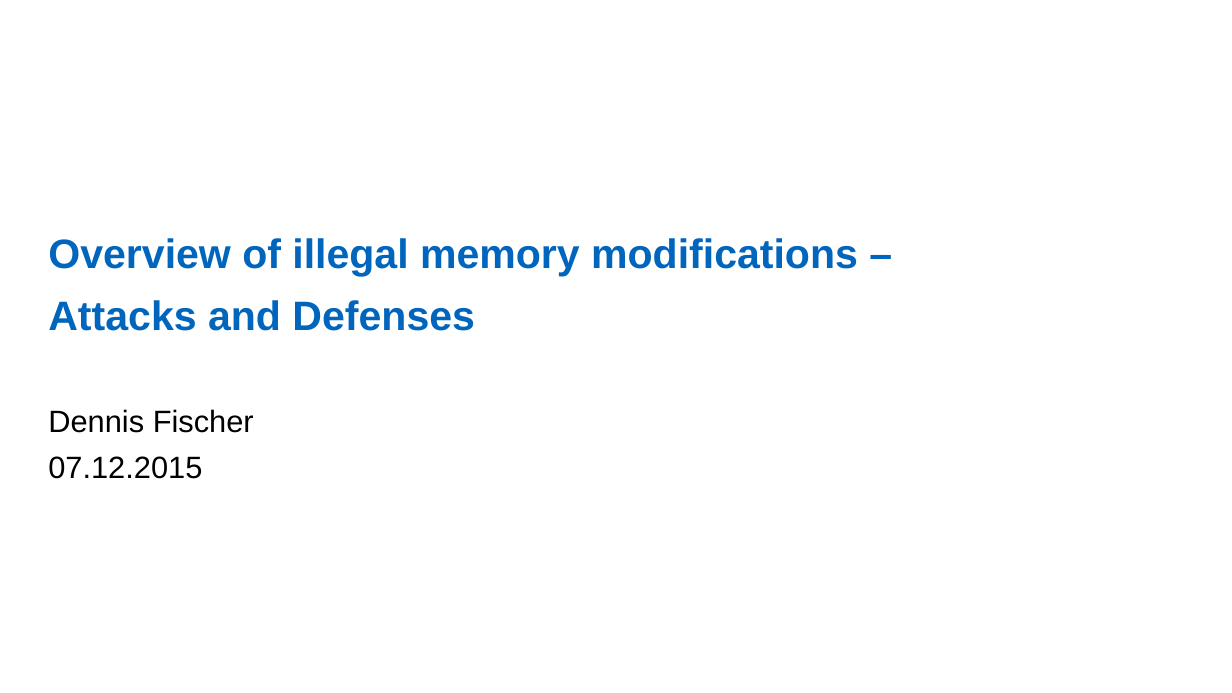
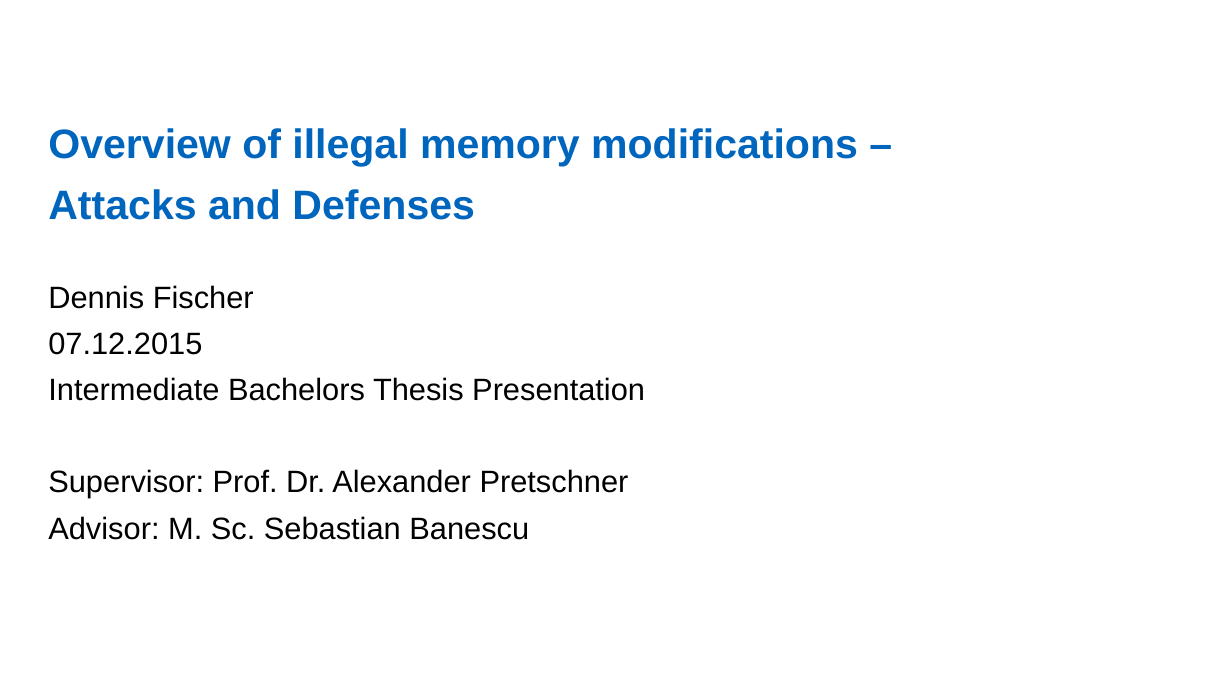
Before and after one commit to dennisfischer/bachelors-thesis, a slide deck: slide 1 of Presentations/Overview of illegal memory modifications - Attacks and Defenses.pptx. Drawn at 1232x693 pixels with LibreOffice and Linux fonts; fonts in the diff are those of the drawing; background and template pictures are left out. Boxes give left, top, right and bottom in pixels: in the first picture for what was removed or moved away, otherwise in the second. Text is boxed around its words. In the diff, an @@ line names an element or a change of style, - is before the commit and + after.

```diff
--- a/Presentations/Overview of illegal memory modifications - Attacks and Defenses.pptx
+++ b/Presentations/Overview of illegal memory modifications - Attacks and Defenses.pptx
@@ title "Overview of illegal memory modifications ...": place and size @@
-title "Overview of illegal memory modifications ..." at (48,238,858,331)
+title "Overview of illegal memory modifications ..." at (48,128,858,220)
@@ subtitle "Dennis Fischer": place and size @@
-subtitle "Dennis Fischer" at (48,409,254,479)
+subtitle "Dennis Fischer" at (48,285,645,540)
@@ subtitle at (48,377,645,540): paragraphs added @@
+Intermediate Bachelors Thesis Presentation
+Supervisor: Prof. Dr. Alexander Pretschner
+Advisor: M. Sc. Sebastian Banescu
```
Also in this commit, not shown: 10 other slides changed, 7 slides added, 8 slides removed, 15 other files.
